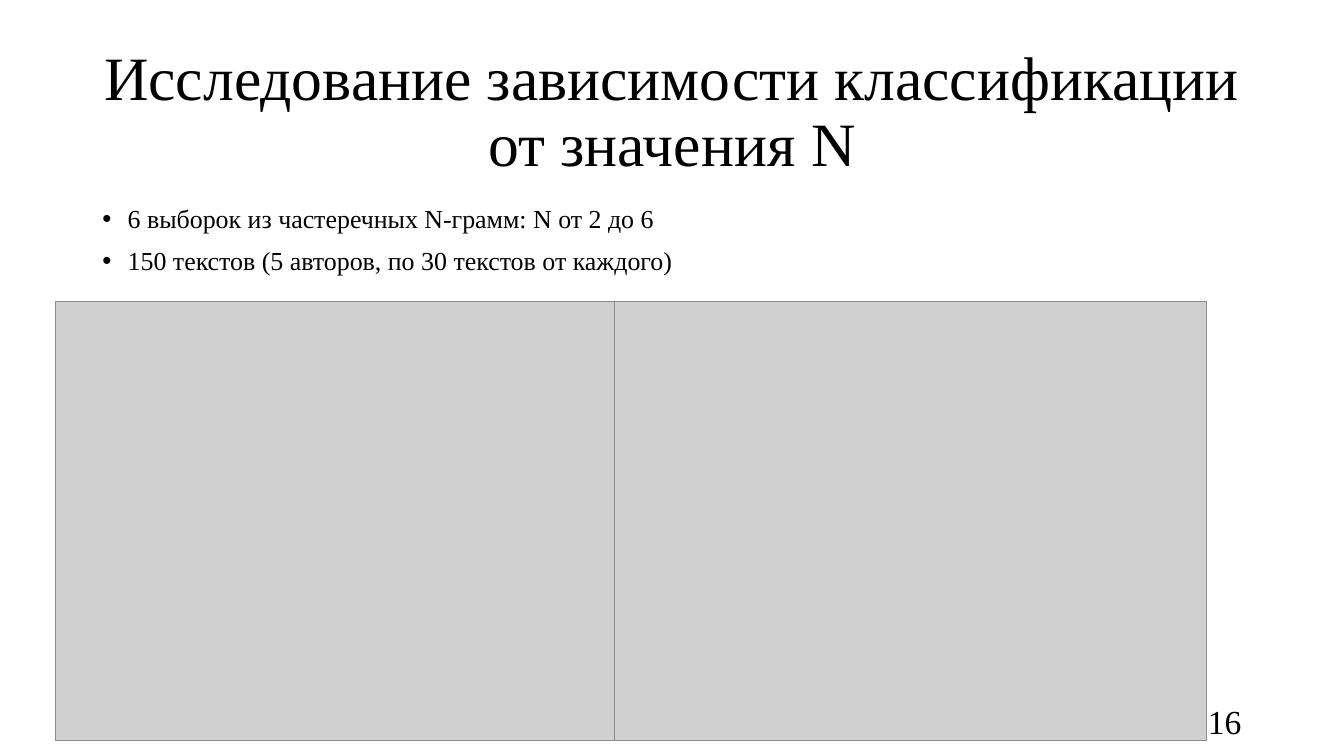
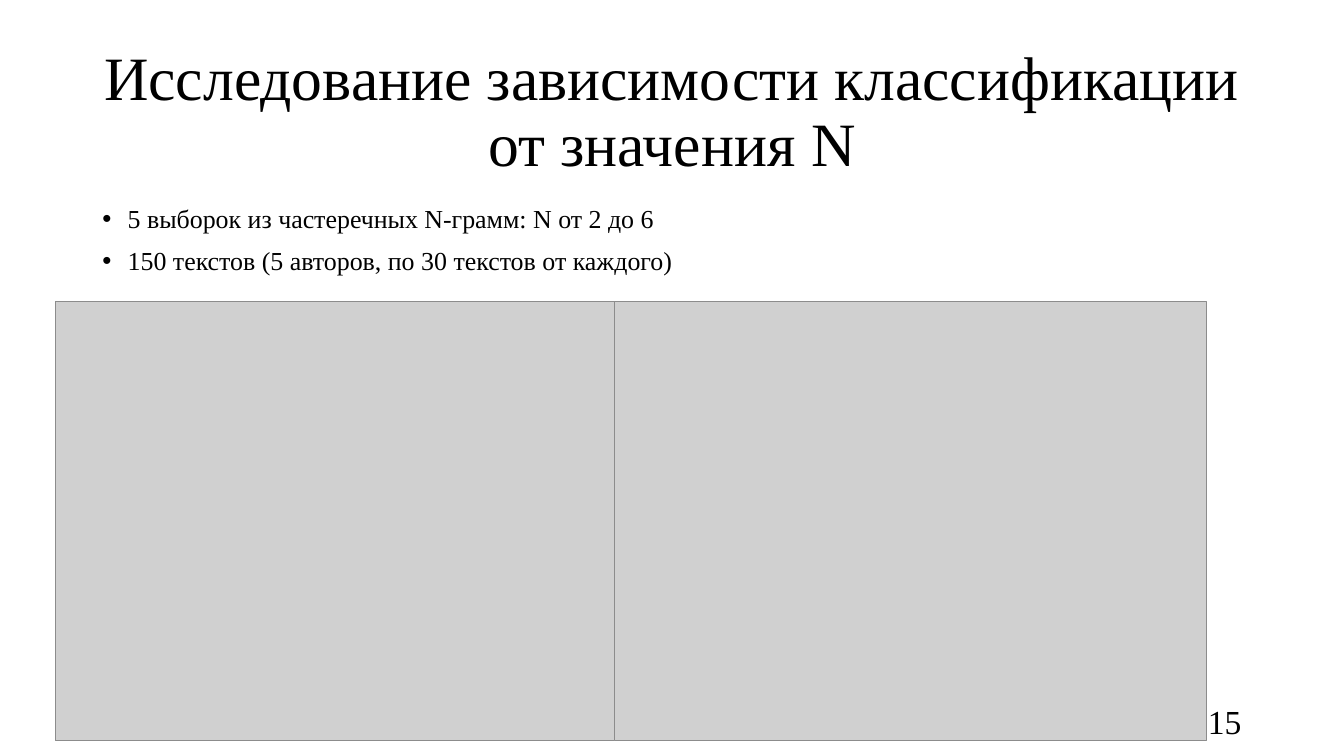
Before and after one commit to oljakon/bachelor-degree, a slide deck: slide 15 of РПЗ/презентация_Кондрашова.pptx (slide 16 before the commit). Drawn at 1344x756 pixels with LibreOffice and Linux fonts; fonts in the diff are those of the drawing; grey boxes stand for pictures. Boxes give left, top, right and bottom in pixels: in the first picture for what was removed or moved away, otherwise in the second. Text is boxed around its words. In the diff, an @@ line names an element or a change of style, - is before the commit and + after.

```diff
--- a/РПЗ/презентация_Кондрашова.pptx
+++ b/РПЗ/презентация_Кондрашова.pptx
@@ text at (128, 209, 654, 234): text changed @@
-• 6 выборок из частеречных N-грамм: N от 2 до 6
+• 5 выборок из частеречных N-грамм: N от 2 до 6
@@ page number at (1208, 711, 1242, 735): text changed @@
-16
+15
```
Also in this commit, not shown: 13 other slides changed, 2 slides added, 3 slides removed, 2 other files.
